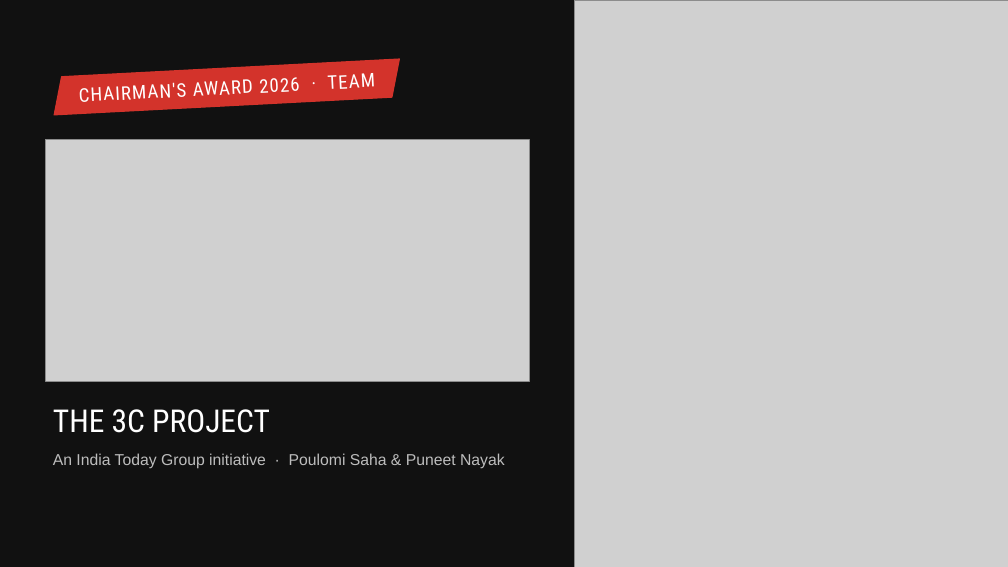
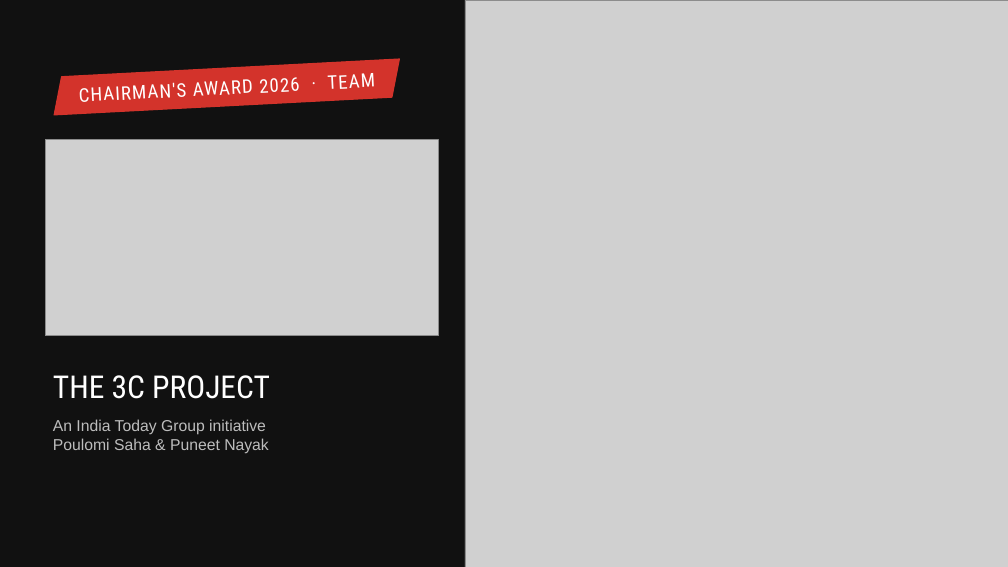
Before and after one commit to puneetnayak31-svg/nayak, a slide deck: slide 1 of chairmans-award/3C_Chairmans_Award_Team.pptx. Drawn at 1008x567 pixels with LibreOffice and Linux fonts; fonts in the diff are those of the drawing; grey boxes stand for pictures. Boxes give left, top, right and bottom in pixels: in the first picture for what was removed or moved away, otherwise in the second. Text is boxed around its words. In the diff, an @@ line names an element or a change of style, - is before the commit and + after.

```diff
--- a/chairmans-award/3C_Chairmans_Award_Team.pptx
+++ b/chairmans-award/3C_Chairmans_Award_Team.pptx
@@ picture: place and size @@
-picture at [575,0,1008,567]
+picture at [465,0,1008,567]
@@ picture: place and size @@
-picture at [45,140,529,381]
+picture at [45,140,439,336]
@@ text "THE 3C PROJECT": place and size @@
-text "THE 3C PROJECT" at [53,409,270,433]
+text "THE 3C PROJECT" at [53,375,270,399]
@@ text at [53,419,269,454]: text changed @@
-An India Today Group initiative · Poulomi Saha & Puneet Nayak
+An India Today Group initiative
+Poulomi Saha & Puneet Nayak
```
Also in this commit, not shown: 6 other slides changed, 2 other files.
